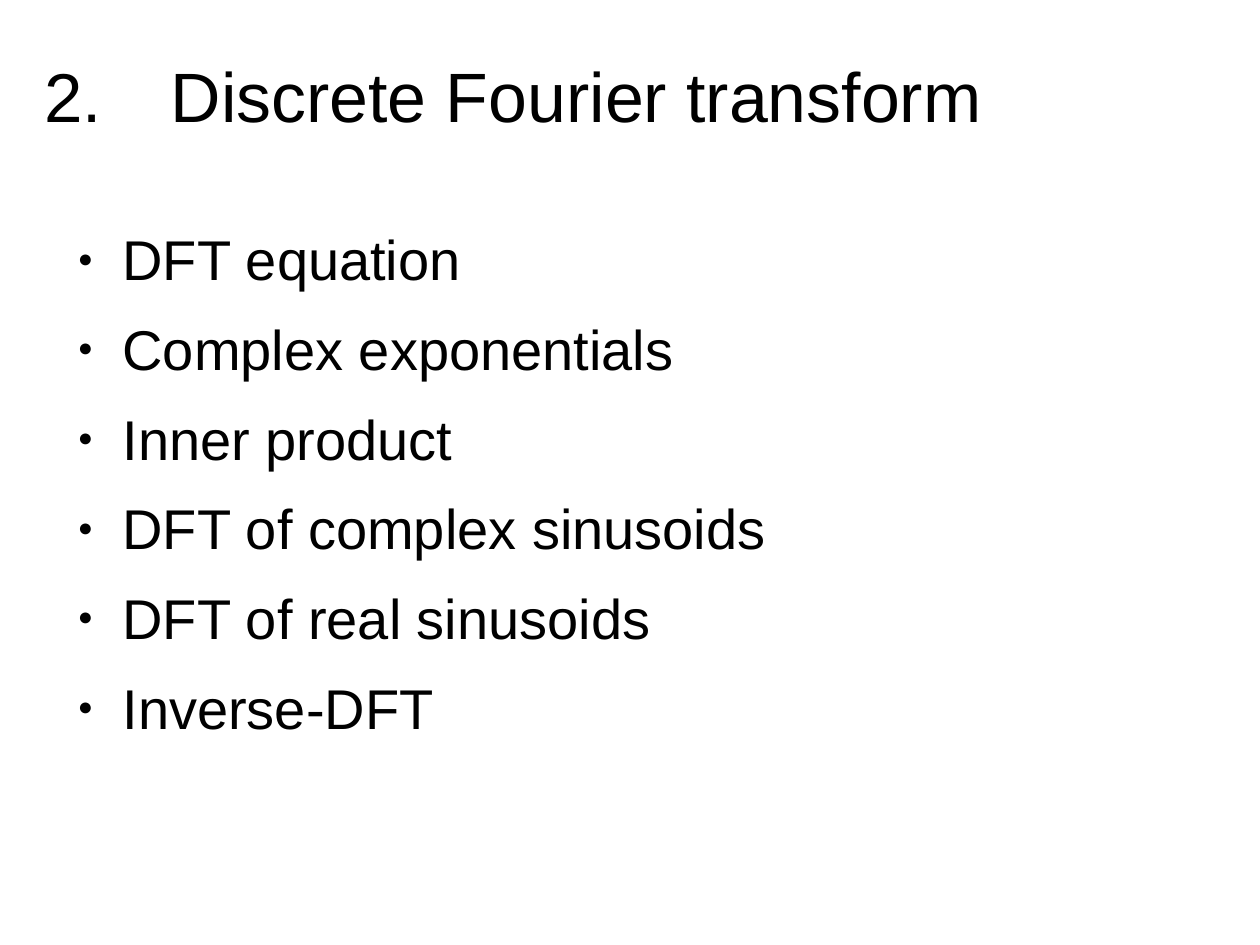
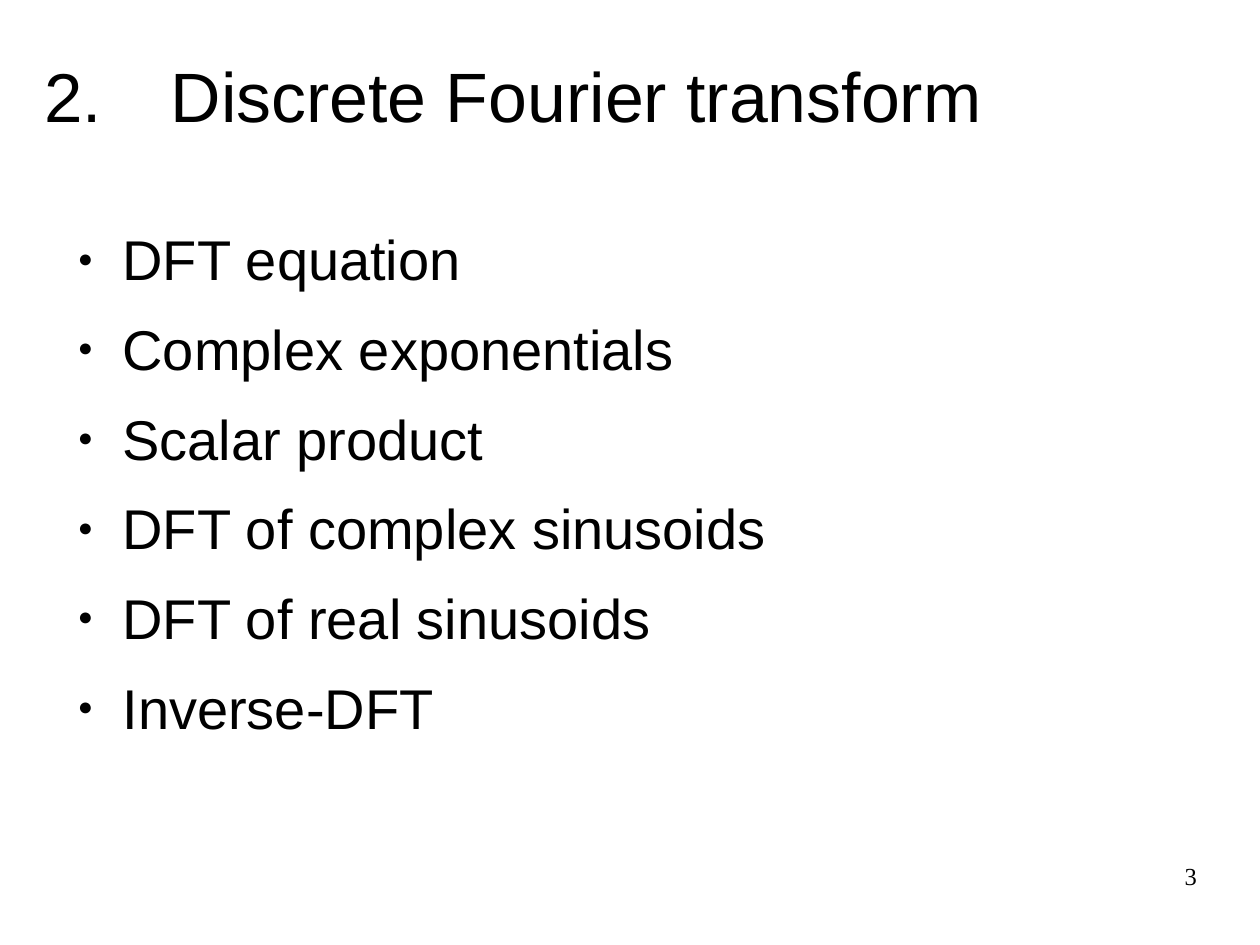
Before and after one commit to MTG/sms-tools, a slide deck: slide 3 of lectures/1-Introduction/Course-outline.odp. Drawn at 1260x945 pixels with LibreOffice and Linux fonts; fonts in the diff are those of the drawing. Boxes give left, top, right and bottom in pixels: in the first picture for what was removed or moved away, otherwise in the second. Text is boxed around its words. In the diff, an @@ line names an element or a change of style, - is before the commit and + after.

```diff
--- a/lectures/1-Introduction/Course-outline.odp
+++ b/lectures/1-Introduction/Course-outline.odp
@@ text at (x1=123, y1=419, x2=484, y2=471): text changed @@
-● Inner product
+● Scalar product
@@ page number added at (x1=1185, y1=868, x2=1197, y2=886), 14 pt, text #000000 @@
+3
```
Also in this commit, not shown: 10 other slides changed, 37 other files.
